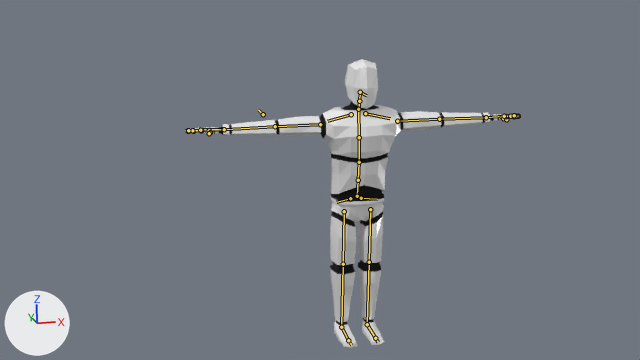
What one commit did to the Blender file BlenderModels/characters/dummy.blend.
Both versions are drawn from the file's camera 'Camera'. Every picture has the same lights, and +X, +Y and +Z are marked at lower left. The bones that bend it are drawn over the model as lines.
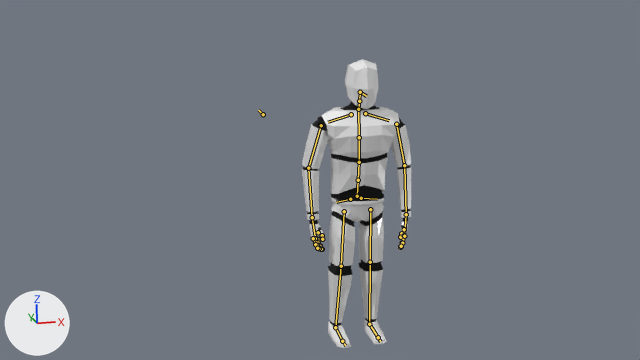
The newer file adds an action. The first version stands in its rest pose; the second is drawn at frame 0 of the action 'roll'.

Where the change shows, as pixel boxes (x1, y1, x2, y2) in the pictures (640 x 360 px):
'Cube.001', posed (67% narrower)
    before: (186, 59, 521, 348)
    after: (302, 59, 411, 348)
bone 'shoulder.L', root to tip
    before: (365, 113) to (390, 118)
    after: (365, 113) to (389, 120)
bone 'hand.L', root to tip
    before: (486, 117) to (504, 116)
    after: (406, 214) to (404, 233)
bone 'f_index.01.L', root to tip
    before: (507, 116) to (514, 116)
    after: (403, 235) to (402, 242)
bone 'thumb.01.L', root to tip
    before: (502, 117) to (503, 118)
    after: (404, 229) to (401, 233)
bone 'thumb.02.L', root to tip
    before: (503, 118) to (506, 119)
    after: (401, 233) to (400, 237)
bone 'f_middle.01.L', root to tip
    before: (506, 116) to (512, 116)
    after: (404, 235) to (402, 242)
bone 'f_ring.01.L', root to tip
    before: (505, 116) to (511, 116)
    after: (404, 235) to (402, 242)
bone 'f_pinky.01.L', root to tip
    before: (504, 116) to (510, 116)
    after: (404, 236) to (402, 243)
bone 'shoulder.R', root to tip
    before: (351, 114) to (327, 121)
    after: (351, 114) to (328, 122)
bone 'hand.R', root to tip
    before: (224, 129) to (203, 129)
    after: (312, 217) to (315, 236)
bone 'f_index.01.R', root to tip
    before: (201, 130) to (193, 131)
    after: (318, 239) to (320, 245)
bone 'thumb.01.R', root to tip
    before: (209, 130) to (210, 132)
    after: (318, 232) to (322, 235)
bone 'thumb.02.R', root to tip
    before: (210, 132) to (209, 133)
    after: (322, 235) to (322, 239)
bone 'f_middle.01.R', root to tip
    before: (201, 130) to (193, 130)
    after: (316, 238) to (318, 245)
bone 'f_ring.01.R', root to tip
    before: (201, 130) to (193, 130)
    after: (315, 238) to (317, 245)
bone 'f_pinky.01.R', root to tip
    before: (200, 130) to (192, 130)
    after: (313, 238) to (315, 244)

The edits, one by one:
Bone 'shoulder.L' (bone_shoulder_l) turns from (0, 0, 0) to (-5, 0, 0) degrees about its own x, y and z.
Bone 'hand.L' (bone_hand_l) turns from (0, 0, 0) to (4, -3, -8) degrees about its own x, y and z.
Bone 'f_index.01.L' (bone_f_index_01_l) moves from (0.0, 0.0, 0.0) to (0.0, -0.003, -0.001).
Bone 'f_index.01.L' (bone_f_index_01_l) turns from (0, 0, 0) to (7, -2, 7) degrees about its own x, y and z.
Bone 'thumb.01.L' (bone_thumb_01_l) turns from (0, 0, 0) to (39, 6, -29) degrees about its own x, y and z.
Bone 'thumb.02.L' (bone_thumb_02_l) turns from (0, 0, 0) to (-66, -24, 57) degrees about its own x, y and z.
Bone 'f_middle.01.L' (bone_f_middle_01_l) moves from (0.0, 0.0, 0.0) to (0.0, -0.001, 0.0).
Bone 'f_middle.01.L' (bone_f_middle_01_l) turns from (0, 0, 0) to (7, -1, 8) degrees about its own x, y and z.
Bone 'f_ring.01.L' (bone_f_ring_01_l) moves from (0.0, 0.0, 0.0) to (0.0, 0.002, 0.0).
Bone 'f_ring.01.L' (bone_f_ring_01_l) turns from (0, 0, 0) to (8, -2, 9) degrees about its own x, y and z.
Bone 'f_pinky.01.L' (bone_f_pinky_01_l) moves from (0.0, 0.0, 0.0) to (-0.001, 0.006, 0.001).
Bone 'f_pinky.01.L' (bone_f_pinky_01_l) turns from (0, 0, 0) to (9, -1, 11) degrees about its own x, y and z.
Bone 'shoulder.R' (bone_shoulder_r) turns from (0, 0, 0) to (-1, 0, 1) degrees about its own x, y and z.
Bone 'hand.R' (bone_hand_r) turns from (0, 0, 0) to (3, 2, 6) degrees about its own x, y and z.
Bone 'f_index.01.R' (bone_f_index_01_r) turns from (0, 0, 0) to (11, 0, 0) degrees about its own x, y and z.
Bone 'thumb.01.R' (bone_thumb_01_r) turns from (0, 0, 0) to (49, -21, 11) degrees about its own x, y and z.
Bone 'thumb.02.R' (bone_thumb_02_r) turns from (0, 0, 0) to (-44, 23, -18) degrees about its own x, y and z.
Bone 'f_middle.01.R' (bone_f_middle_01_r) turns from (0, 0, 0) to (11, 0, 0) degrees about its own x, y and z.
Bone 'f_ring.01.R' (bone_f_ring_01_r) turns from (0, 0, 0) to (11, 0, 0) degrees about its own x, y and z.
Bone 'f_pinky.01.R' (bone_f_pinky_01_r) moves from (0.0, 0.0, 0.0) to (0.0, 0.001, 0.0).
Bone 'f_pinky.01.R' (bone_f_pinky_01_r) turns from (0, 0, 0) to (11, 0, 0) degrees about its own x, y and z.
Bone 'kneeIK.L' (bone_kneeik_l) moves from (0.0, 0.0, 0.0) to (0.035, 0.002, 0.001).
Bone 'footIK.L' (bone_footik_l) moves from (0.0, 0.0, 0.0) to (0.02, 0.003, 0.0).
Bone 'headcontroll' (bone_headcontroll) moves from (0.0, 0.0, 0.0) to (-0.006, -0.003, -0.013).
Bone 'handIK.L' (bone_handik_l) moves from (0.0, 0.0, 0.0) to (0.541, -0.709, 0.003).
Bone 'kneeIK.R' (bone_kneeik_r) moves from (0.0, 0.0, 0.0) to (-0.041, -0.002, -0.001).
Bone 'footIK.R' (bone_footik_r) moves from (0.0, 0.0, 0.0) to (-0.047, -0.005, 0.003).
Bone 'handIK.R' (bone_handik_r) moves from (0.0, 0.0, 0.0) to (-0.521, -0.708, -0.023).
